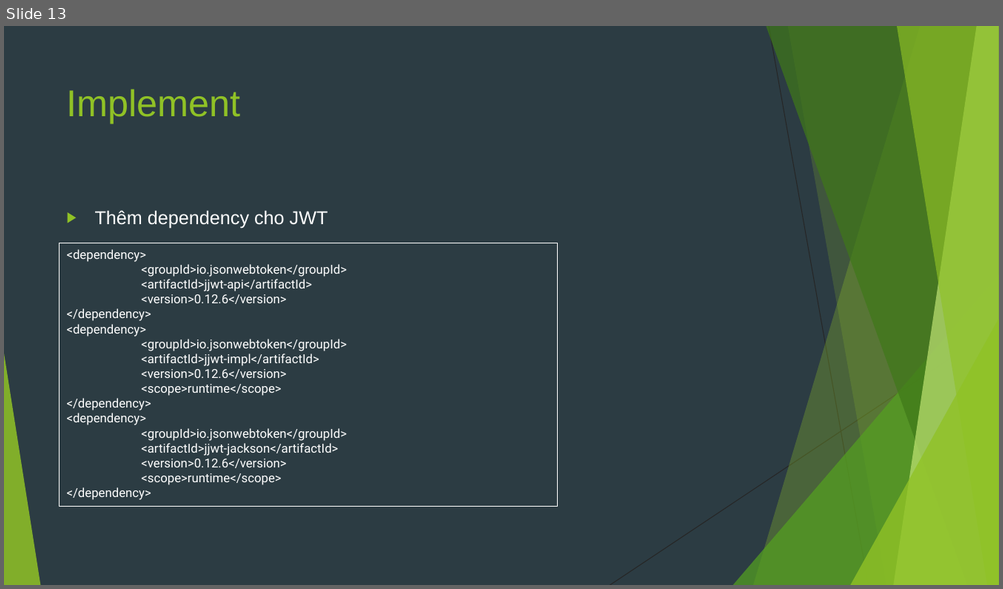
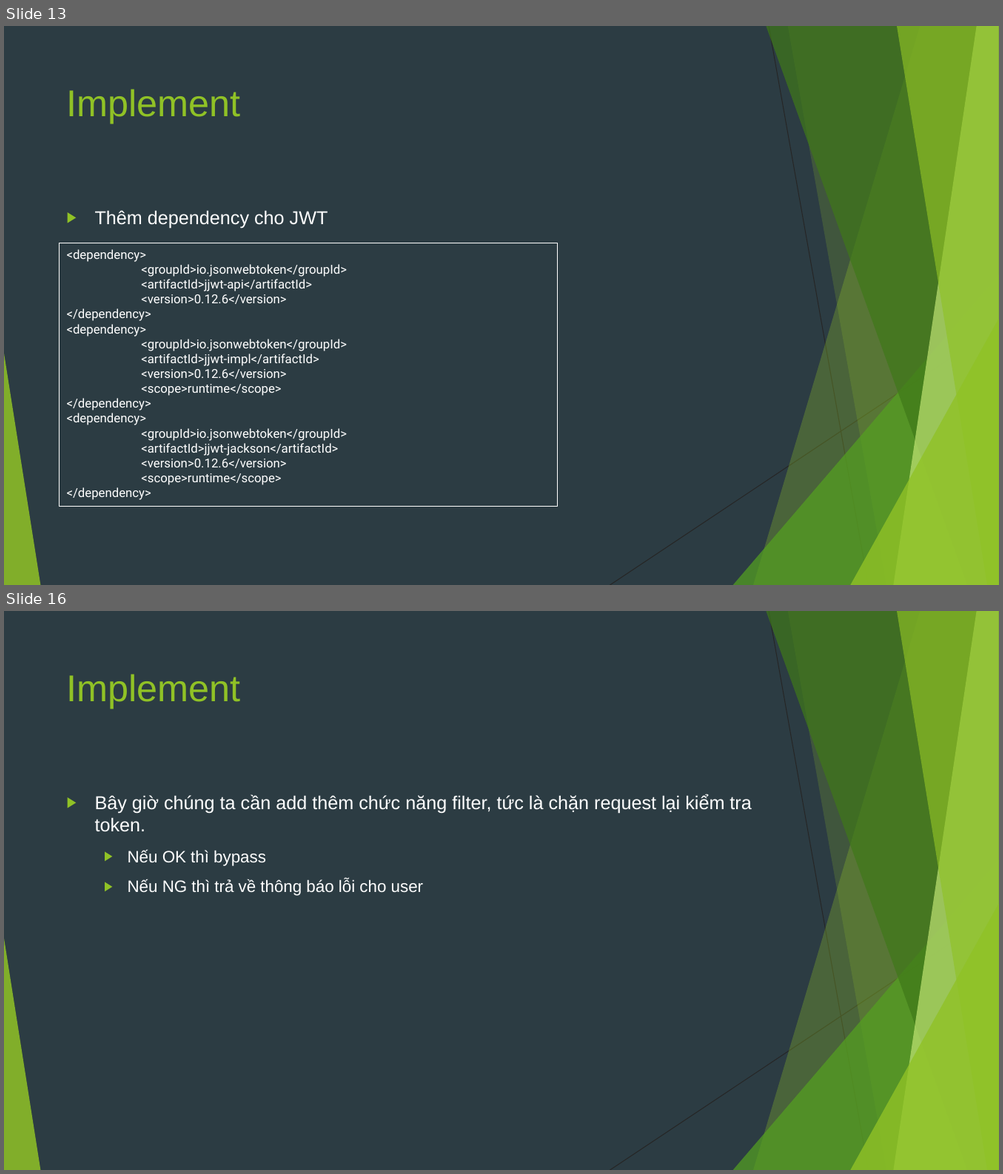
Before and after one commit to sobbingwind/SpringBoot, a slide deck: 11.Spring Security JWT.pptx. Shown one above the other, each under a label of ours: slide 13 before the commit, slides 13 and 16 after it; the slides between them are not shown. The pictures are 1003x589 and 1003x1174 pixels, drawn with LibreOffice and Linux fonts; fonts in the diff are those of the drawing. Boxes give left, top, right and bottom in pixels: in the first picture for what was removed or moved away, otherwise in the second. Text is boxed around its words. In the diff, an @@ line names an element or a change of style, - is before the commit and + after.

```diff
--- a/11.Spring Security JWT.pptx
+++ b/11.Spring Security JWT.pptx
@@ slide 16 added at (x1=4, y1=611, x2=999, y2=1170), background #2C3C43; not listed: 10 template elements that a slide beside it also shows @@
@@ title added at (x1=67, y1=674, x2=241, y2=709), 36 pt, text #90C226 @@
+Implement
@@ text added at (x1=95, y1=795, x2=751, y2=896), 18 pt, text #FFFFFF @@
+▶ Bây giờ chúng ta cần add thêm chức năng filter, tức là chặn request lại kiểm tra token.
+  ▶ Nếu OK thì bypass
+  ▶ Nếu NG thì trả về thông báo lỗi cho user
```
Also in this commit, not shown: 1 slide changed, 3 other slides added.
